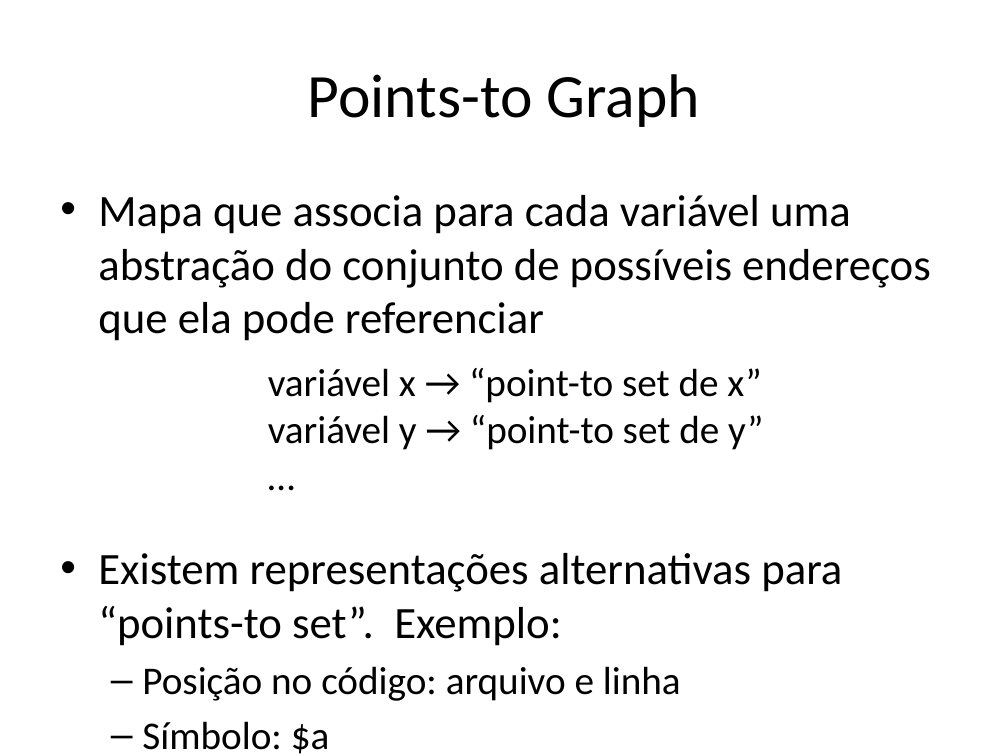
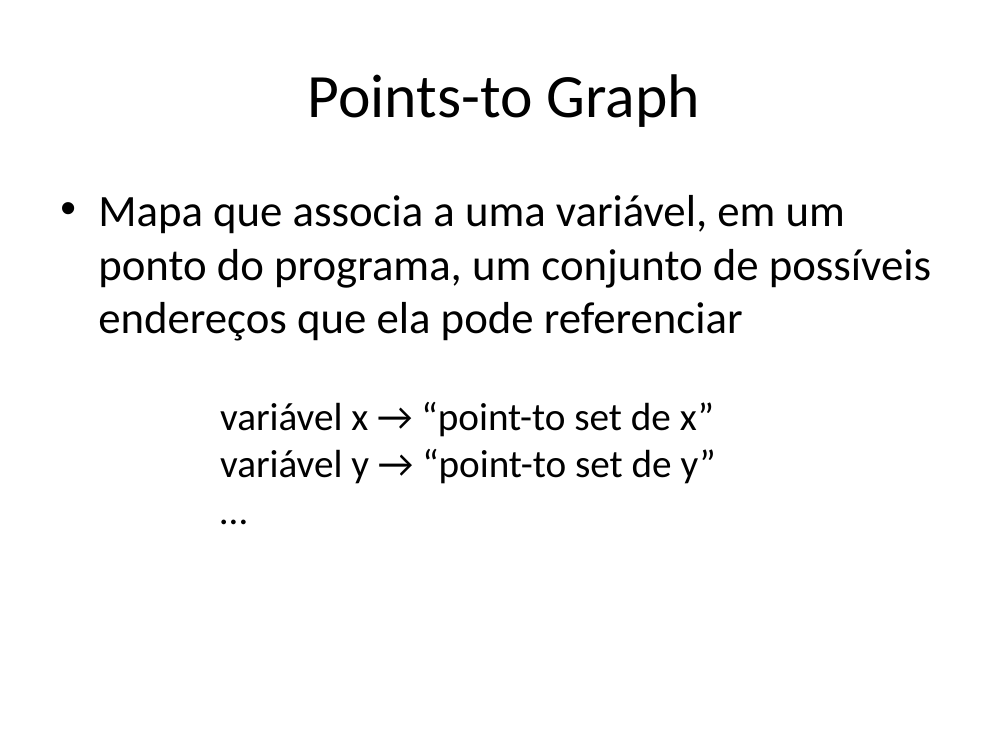
Before and after one commit to damorim/compilers-cin, a slide deck: slide 20 of slides-aulas/representacoes-intermediarias.pptx. Drawn at 1008x756 pixels with LibreOffice and Linux fonts; fonts in the diff are those of the drawing. Boxes give left, top, right and bottom in pixels: in the first picture for what was removed or moved away, otherwise in the second. Text is boxed around its words. In the diff, an @@ line names an element or a change of style, - is before the commit and + after.

```diff
--- a/slides-aulas/representacoes-intermediarias.pptx
+++ b/slides-aulas/representacoes-intermediarias.pptx
@@ text at box(98, 195, 931, 341): text changed @@
-• Mapa que associa para cada variável uma abstração do conjunto de possíveis endereços que ela pode referenciar
-• Existem representações alternativas para “points-to set”. Exemplo:
-  – Posição no código: arquivo e linha
-  – Símbolo: $a
+• Mapa que associa a uma variável, em um ponto do programa, um conjunto de possíveis endereços que ela pode referenciar
@@ text "variável x → “point-to set ...": place and size @@
-text "variável x → “point-to set ..." at box(268, 368, 763, 450)
+text "variável x → “point-to set ..." at box(220, 402, 716, 484)
```
Also in this commit, not shown: 11 other slides changed, 14 slides added, 1 slide removed.
